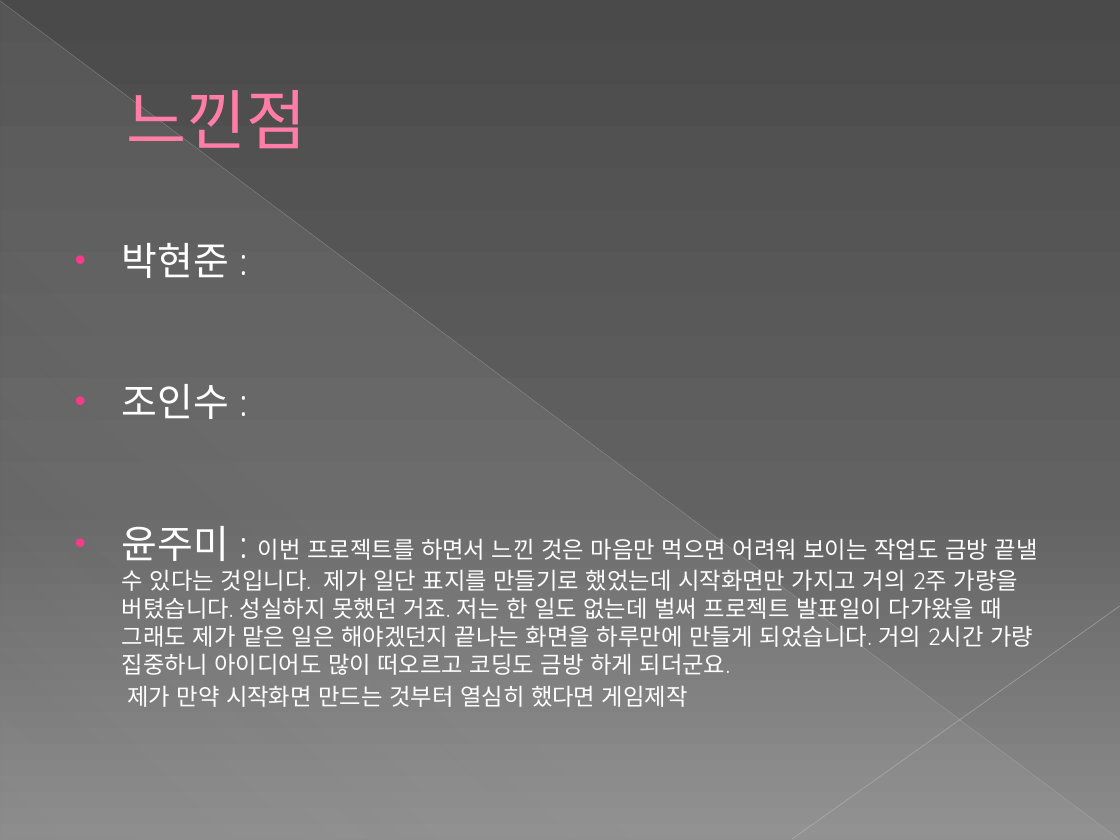
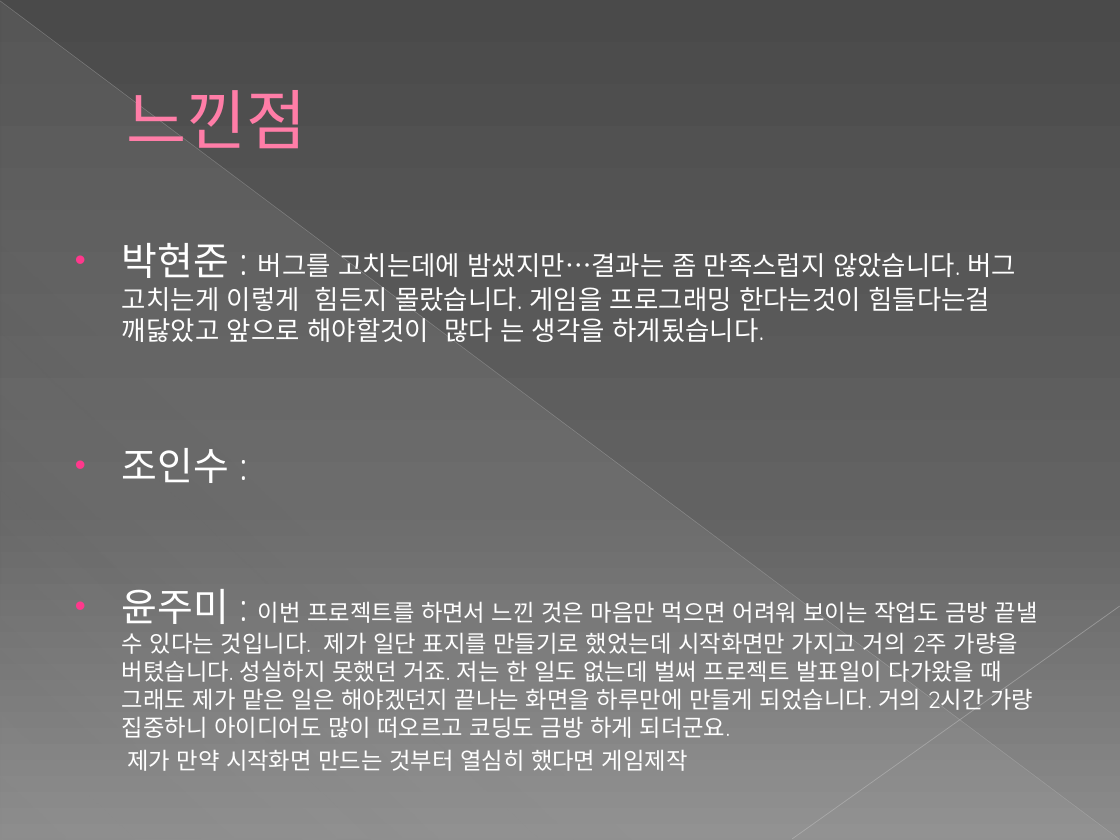
Before and after one commit to Yukariko/is_proj_15, a slide deck: slide 12 of yamdang/13조 프로젝트.pptx (slide 11 before the commit). Drawn at 1120x840 pixels with LibreOffice and Linux fonts; fonts in the diff are those of the drawing. Boxes give left, top, right and bottom in pixels: in the first picture for what was removed or moved away, otherwise in the second. Text is boxed around its words. In the diff, an @@ line names an element or a change of style, - is before the commit and + after.

Commit message:
ppt
ppt

```diff
--- a/yamdang/13조 프로젝트.pptx
+++ b/yamdang/13조 프로젝트.pptx
@@ text at [122,243,1017,342]: text changed; size 25 to 17 pt @@
-• 박현준 :
+• 박현준 : 버그를 고치는데에 밤샜지만…결과는 좀 만족스럽지 않았습니다. 버그 고치는게 이렇게 힘든지 몰랐습니다. 게임을 프로그래밍 한다는것이 힘들다는걸 깨닳았고 앞으로 해야할것이 많다 는 생각을 하게됬습니다.
```
Also in this commit, not shown: 1 other slide changed, 3 slides added, 2 slides removed.
